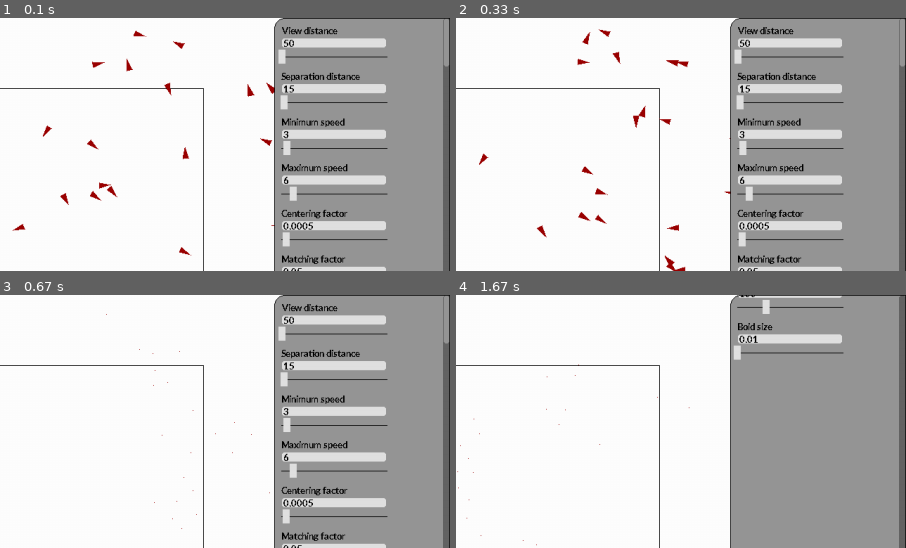
Above: before the commit, frames 1-4 (two rows, left to right).
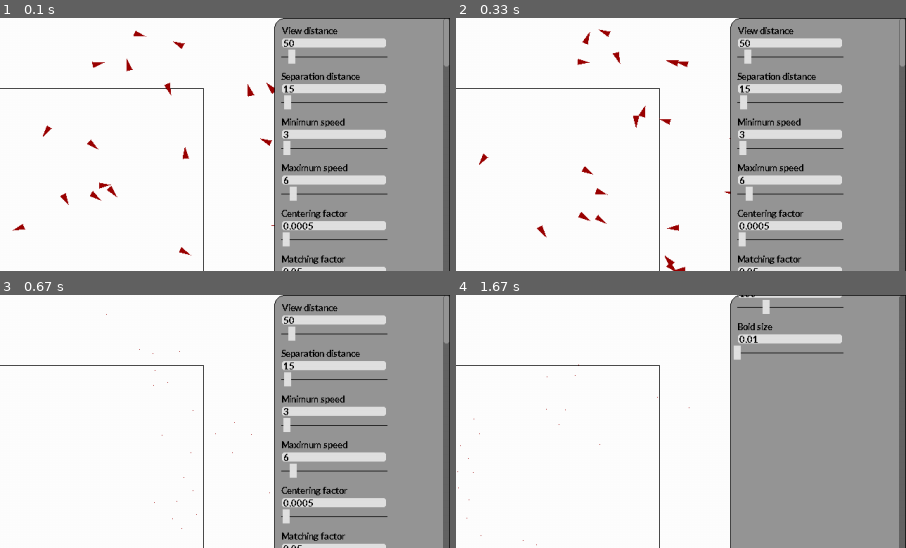
Above: after the commit, the same moments.

Repository: Peter-Vanderhyde/Boid-Simulation
Game: pygame game, started from main.py
Same seed, same stepped clock (60 frames per second), same inputs: the game is played once before the commit and once after it.
Inputs (mouse positions are % of the whole screen's width and height, from its top left):
- Up to frame 1 (0.1 s): no input
- Up to frame 2 (0.33 s): no input
- Up to frame 3 (0.67 s): press the mouse at (87, 89) at 0.37 s; move the mouse to (80, 54) at 0.47 s; release the mouse at (72, 19) at 0.6 s
- Up to frame 4 (1.67 s): press the mouse at (100, 5) at 0.7 s; move the mouse to (58, 10) at 0.8 s; release the mouse at (17, 14) at 0.93 s; press the mouse at (87, 58) at 1.03 s; move the mouse to (81, 62) at 1.13 s; release the mouse at (76, 66) at 1.27 s; press the mouse at (100, 14) at 1.37 s; move the mouse to (64, 48) at 1.47 s; release the mouse at (28, 82) at 1.6 s
The pictures show only the part of the screen within x 50-100%, y 0-50%; the shares and areas given below are measured in that part.

The runs differ from the first frame. In frame 1, 0.3% of the frame differs, in the area x 61-66%, y 12-37%; in frame 2, 0.3%; in frame 3, 0.3%; in frame 4, nothing differs.

Commit message:
Rearranging

Diff:
--- a/gui.py
+++ b/gui.py
@@ -10,190 +10,6 @@
 
     return pygame.Rect(rect.left + offset.x, rect.top + offset.y,
                         rect.width, rect.height)
-
-class Text:
-    """A text GUI element that can be positioned on the screen to show any text."""
-
-    def __init__(self, parent, text, font_name, size, color, top_left):
-        self.parent = parent
-        self.text = text
-        self.font_name = font_name
-        self.size = size
-        self.color = color
-        self.font = pygame.font.SysFont(self.font_name, self.size, True) # The font_name is the string name of a built-in font
-        self.surf = None
-        self.top_left = top_left
-        self.rect = None
-        self.create_surf() # Pre-renders the text so it can simply be placed on the screen each time
-
-    def create_surf(self):
-        self.surf = self.font.render(self.text, False, self.color)
-        self.rect = self.surf.get_rect()
-        self.rect.topleft = self.top_left.values()
-
-    def draw(self, screen, offset=Vector(0, 0)):
-        if not self.text:
-            return # Skips trying to display if there isn't any text to display
-
-        if offset.values() == (0, 0):
-            screen.blit(self.surf, self.rect)
-        else:
-            screen.blit(self.surf, get_offset_rect(self.rect, offset))
-
-    def set_text(self, text):
-        """Changes the text value and then renders the text again."""
-
-        self.text = text
-        if self.text:
-            self.create_surf()
-
-
-class TextBox:
-    """This creates an editable box where a user can select the box and type
-    whatever value they want."""
-
-    def __init__(self, parent, value, font_name, width, height, top_left):
-        self.parent = parent
-        self.value = value
-        self.text = Text(self, str(value), font_name, height, (0, 0, 0), top_left)
-        self.width = width
-        self.height = height
-        self.top_left = top_left
-        self.selected = False
-        self.highlighted = False
-        self.rect = pygame.Rect(top_left.values(), (width, height))
-
-    def set_value(self, value):
-        self.text.set_text(value)
-        if self.text.rect.width > self.rect.width:
-            self.text.set_text(self.value)
-        else:
-            self.value = value
-
-    def apply_value(self, settings):
-        self.value = self.value or "0"
-        value = float(self.value) or 0.0 # Default the value to 0 if there's no value
-        setting = settings[self.parent.name]
-        setting['value'] = min(setting['max'], max(setting['min'], value))
-        if setting['value'] == int(setting['value']):
-            self.set_value(str(int(setting['value'])))
-        else:
-            self.set_value(str(setting['value']))
-
-        self.parent.slider.set_value(setting['value'])
-
-    def check_typing_event(self, event):
-        """This will edit the value based on values typed."""
-
-        if event.key == K_BACKSPACE:
-            if self.value:
-                if self.highlighted:
-                    self.set_value("")
-                    self.highlighted = False
-                else:
-                    self.set_value(self.value[:-1])
-
-        elif event.dict["unicode"].isdigit() or \
-                (event.dict["unicode"] == '.' and '.' not in self.value) or \
-                ((self.value == "" or self.highlighted) and event.dict['unicode'] == '-'):
-
-            if self.highlighted:
-                self.set_value(event.dict["unicode"])
-                self.highlighted = False
-            else:
-                self.set_value(self.value + event.dict["unicode"])
-
-    def draw(self, screen, offset=Vector(0, 0)):
-        rect = get_offset_rect(self.rect, offset)
-        if self.selected:
-            pygame.draw.rect(screen, (255, 255, 255), rect, border_radius=5)
-        else:
-            pygame.draw.rect(screen, (225, 225, 225), rect, border_radius=5)
-        if self.highlighted:
-            text_rect = get_offset_rect(self.text.rect, offset)
-            text_rect.width += 5
-            pygame.draw.rect(screen, (50, 100, 212), text_rect, border_radius=5)
-
-        if not self.selected:
-            pygame.draw.rect(screen, (150, 150, 150), rect, 1, border_radius=5)
-        else:
-            pygame.draw.rect(screen, (0, 0, 0), rect, 1, border_radius=5)
-
-        self.text.draw(screen, Vector(offset.x + 3, offset.y))
-
-
-class Slider:
-    def __init__(self, parent, value, min_val, max_val, width, height, top_left):
-        self.parent = parent
-        self.value = value
-        self.min_val = min_val
-        self.max_val = max_val
-        self.width = width
-        self.height = height
-        self.top_left = top_left
-        self.rect = Rect(top_left.x, top_left.y, width, height)
-        self.ratio = self.get_ratio()
-
-    def get_ratio(self):
-        val_range = self.max_val - self.min_val
-        ratio = self.width / val_range
-        return ratio
-
-    def set_value(self, value):
-        value = min(self.max_val, max(self.min_val, value))
-        self.value = value
-
-    def apply_value(self, settings):
-        setting = settings[self.parent.name]
-        setting['value'] = round(self.value, 3)
-        self.parent.textbox.set_value(str(setting['value']))
-
-    def update_pos(self, pos):
-        x_pos = max(self.rect.left, min(self.rect.right, pos[0]))
-        x_length = x_pos - self.rect.left
-        value = x_length / self.ratio
-        self.set_value(value)
-
-    def draw(self, screen, offset=Vector(0, 0)):
-        rect = get_offset_rect(self.rect, offset)
-        pygame.draw.line(screen, (0, 0, 0), rect.midleft, rect.midright)
-        x_pos = rect.left + (self.value - self.min_val) * self.ratio
-        pygame.draw.rect(screen, (225, 225, 225), (x_pos - 5, rect.top, 10, self.height))
-
-
-class Property:
-    def __init__(self, name, font_name, value, min_value, max_value, top_left):
-        self.name = name
-        self.font_name = font_name
-        self.value = value
-        self.min_value = min_value
-        self.max_value = max_value
-        self.top_left = top_left
-        self.title = None
-        self.textbox = None
-        self.slider = None
-        self.create_title(top_left)
-        self.create_textbox(top_left + Vector(0, self.title.rect.height + 2))
-        self.create_slider(top_left + Vector(0, self.title.rect.height + self.textbox.rect.height + 4))
-        prop_y_margins = 15
-        self.height = prop_y_margins * 2 + self.title.rect.height + self.textbox.rect.height + 4
-
-    def create_title(self, top_left):
-        title = Text(self, self.name.capitalize(), self.font_name, 15, (0, 0, 0), top_left)
-        self.title = title
-
-    def create_textbox(self, top_left):
-        textbox = TextBox(self, str(self.value), self.font_name, 150, 15, top_left)
-        self.textbox = textbox
-
-    def create_slider(self, top_left):
-        slider = Slider(self, self.value, self.min_value, self.max_value, 150, 20, top_left)
-        self.slider = slider
-
-    def draw(self, screen, offset_y):
-        self.title.draw(screen, Vector(0, offset_y))
-        self.textbox.draw(screen, Vector(0, offset_y))
-        self.slider.draw(screen, Vector(0, offset_y))
 
 
 class Sidebar:
@@ -326,3 +142,194 @@
                     self.selected_textbox.highlighted = False
                 else:
                     self.selected_textbox.check_typing_event(event)
+
+
+class Property:
+    def __init__(self, name, font_name, value, min_value, max_value, top_left):
+        self.name = name
+        self.font_name = font_name
+        self.value = value
+        self.min_value = min_value
+        self.max_value = max_value
+        self.top_left = top_left
+        self.title = None
+        self.textbox = None
+        self.slider = None
+        self.create_title(top_left)
+        self.create_textbox(top_left + Vector(0, self.title.rect.height + 2))
+        self.create_slider(top_left + Vector(0, self.title.rect.height + self.textbox.rect.height + 4))
+        prop_y_margins = 15
+        self.height = prop_y_margins * 2 + self.title.rect.height + self.textbox.rect.height + 4
+
+    def create_title(self, top_left):
+        title = Text(self, self.name.capitalize(), self.font_name, 15, (0, 0, 0), top_left)
+        self.title = title
+
+    def create_textbox(self, top_left):
+        textbox = TextBox(self, str(self.value), self.font_name, 150, 15, top_left)
+        self.textbox = textbox
+
+    def create_slider(self, top_left):
+        slider = Slider(self, self.value, self.min_value, self.max_value, 150, 20, top_left)
+        self.slider = slider
+
+    def draw(self, screen, offset_y):
+        self.title.draw(screen, Vector(0, offset_y))
+        self.textbox.draw(screen, Vector(0, offset_y))
+        self.slider.draw(screen, Vector(0, offset_y))
+
+
+class TextBox:
+    """This creates an editable box where a user can select the box and type
+    whatever value they want."""
+
+    def __init__(self, parent, value, font_name, width, height, top_left):
+        self.parent = parent
+        self.value = value
+        self.text = Text(self, str(value), font_name, height, (0, 0, 0), top_left)
+        self.width = width
+        self.height = height
+        self.top_left = top_left
+        self.selected = False
+        self.highlighted = False
+        self.rect = pygame.Rect(top_left.values(), (width, height))
+
+    def set_value(self, value):
+        self.text.set_text(value)
+        if self.text.rect.width > self.rect.width:
+            self.text.set_text(self.value)
+        else:
+            self.value = value
+
+    def apply_value(self, settings):
+        self.value = self.value or "0"
+        value = float(self.value) or 0.0 # Default the value to 0 if there's no value
+        setting = settings[self.parent.name]
+        setting['value'] = min(setting['max'], max(setting['min'], value))
+        if setting['value'] == int(setting['value']):
+            self.set_value(str(int(setting['value'])))
+        else:
+            self.set_value(str(setting['value']))
+
+        self.parent.slider.set_value(setting['value'])
+
+    def check_typing_event(self, event):
+        """This will edit the value based on values typed."""
+
+        if event.key == K_BACKSPACE:
+            if self.value:
+                if self.highlighted:
+                    self.set_value("")
+                    self.highlighted = False
+                else:
+                    self.set_value(self.value[:-1])
+
+        elif event.dict["unicode"].isdigit() or \
+                (event.dict["unicode"] == '.' and '.' not in self.value) or \
+                ((self.value == "" or self.highlighted) and event.dict['unicode'] == '-'):
+
+            if self.highlighted:
+                self.set_value(event.dict["unicode"])
+                self.highlighted = False
+            else:
+                self.set_value(self.value + event.dict["unicode"])
+
+    def draw(self, screen, offset=Vector(0, 0)):
+        rect = get_offset_rect(self.rect, offset)
+        if self.selected:
+            pygame.draw.rect(screen, (255, 255, 255), rect, border_radius=5)
+        else:
+            pygame.draw.rect(screen, (225, 225, 225), rect, border_radius=5)
+        if self.highlighted:
+            text_rect = get_offset_rect(self.text.rect, offset)
+            text_rect.width += 5
+            pygame.draw.rect(screen, (50, 100, 212), text_rect, border_radius=5)
+
+        if not self.selected:
+            pygame.draw.rect(screen, (150, 150, 150), rect, 1, border_radius=5)
+        else:
+            pygame.draw.rect(screen, (0, 0, 0), rect, 1, border_radius=5)
+            if not self.highlighted:
+                line_rect = get_offset_rect(self.text.rect, offset + Vector(3, 0))
+                pygame.draw.line(screen, (0, 0, 0), (line_rect.right, line_rect.top), (line_rect.right, line_rect.bottom))
+
+        self.text.draw(screen, Vector(offset.x + 3, offset.y))
+
+
+class Slider:
+    def __init__(self, parent, value, min_val, max_val, width, height, top_left):
+        self.parent = parent
+        self.value = value
+        self.min_val = min_val
+        self.max_val = max_val
+        self.width = width
+        self.height = height
+        self.top_left = top_left
+        self.rect = Rect(top_left.x, top_left.y, width, height)
+        self.ratio = self.get_ratio()
+
+    def get_ratio(self):
+        val_range = self.max_val - self.min_val
+        ratio = self.width / val_range
+        return ratio
+
+    def set_value(self, value):
+        value = min(self.max_val, max(self.min_val, value))
+        self.value = value
+
+    def apply_value(self, settings):
+        setting = settings[self.parent.name]
+        setting['value'] = round(self.value, 4)
+        self.parent.textbox.set_value(str(setting['value']))
+
+    def update_pos(self, pos):
+        x_pos = max(self.rect.left, min(self.rect.right, pos[0]))
+        if pos[0] >= self.rect.right:
+            self.set_value(self.max_val)
+            return
+        x_length = x_pos - self.rect.left
+        value = x_length / self.ratio
+        self.set_value(value)
+
+    def draw(self, screen, offset=Vector(0, 0)):
+        rect = get_offset_rect(self.rect, offset)
+        pygame.draw.line(screen, (0, 0, 0), rect.midleft, rect.midright)
+        x_pos = rect.left + (self.value - self.min_val) * self.ratio
+        pygame.draw.rect(screen, (225, 225, 225), (x_pos - 5, rect.top, 10, self.height))
+
+
+class Text:
+    """A text GUI element that can be positioned on the screen to show any text."""
+
+    def __init__(self, parent, text, font_name, size, color, top_left):
+        self.parent = parent
+        self.text = text
+        self.font_name = font_name
+        self.size = size
+        self.color = color
+        self.font = pygame.font.SysFont(self.font_name, self.size, True) # The font_name is the string name of a built-in font
+        self.surf = None
+        self.top_left = top_left
+        self.rect = None
+        self.create_surf() # Pre-renders the text so it can simply be placed on the screen each time
+
+    def create_surf(self):
+        self.surf = self.font.render(self.text, False, self.color)
+        self.rect = self.surf.get_rect()
+        self.rect.topleft = self.top_left.values()
+
+    def draw(self, screen, offset=Vector(0, 0)):
+        if not self.text:
+            return # Skips trying to display if there isn't any text to display
+
+        if offset.values() == (0, 0):
+            screen.blit(self.surf, self.rect)
+        else:
+            screen.blit(self.surf, get_offset_rect(self.rect, offset))
+
+    def set_text(self, text):
+        """Changes the text value and then renders the text again."""
+
+        self.text = text
+        if self.text:
+            self.create_surf()
--- a/main.py
+++ b/main.py
@@ -12,12 +12,12 @@
     "view distance": {
         "value": 50,
         "min": 0,
-        "max": 5000
+        "max": 500
     },
     "separation distance": {
         "value": 15,
         "min": 0,
-        "max": 500
+        "max": 250
     },
     "minimum speed": {
         "value": 3,
